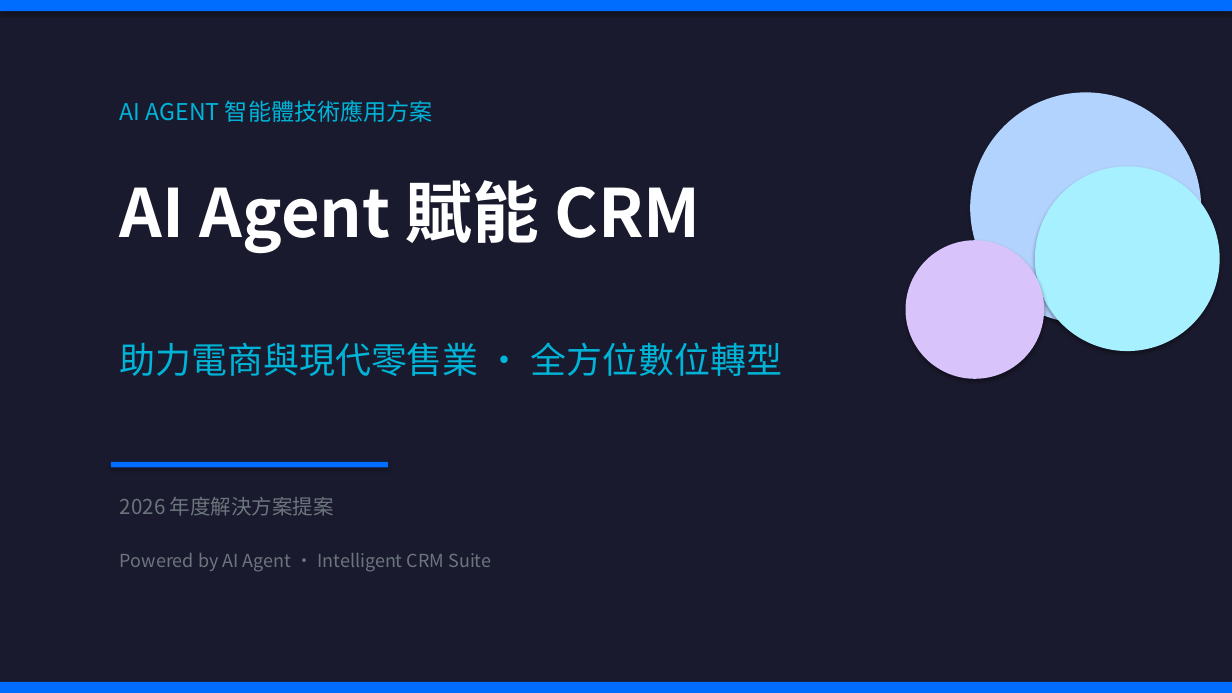
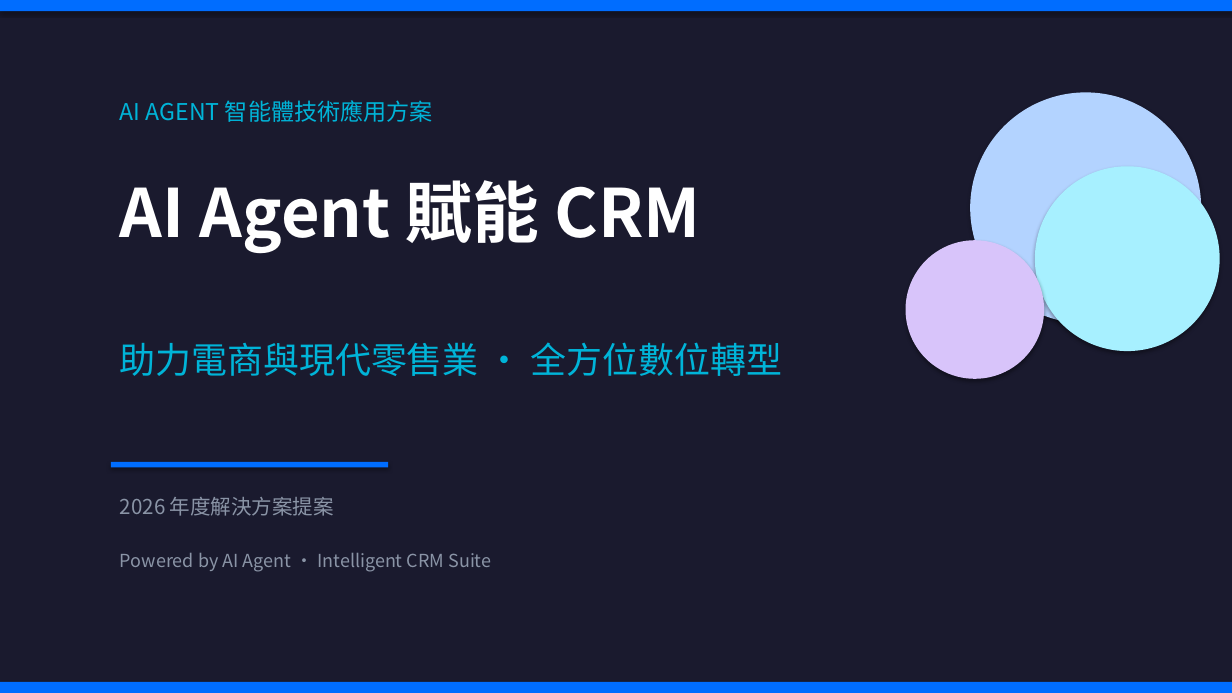
Before and after one commit to paul03050/pptx_test, a slide deck: slide 1 of AI_Agent_CRM_數位轉型方案.pptx. Drawn at 1232x693 pixels with LibreOffice and Linux fonts; fonts in the diff are those of the drawing. Boxes give left, top, right and bottom in pixels: in the first picture for what was removed or moved away, otherwise in the second. Text is boxed around its words. In the diff, an @@ line names an element or a change of style, - is before the commit and + after.

```diff
--- a/AI_Agent_CRM_數位轉型方案.pptx
+++ b/AI_Agent_CRM_數位轉型方案.pptx
@@ text "2026 年度解決方案提案" at <box>120,497,334,516</box>: text colour #6C757D to #8A94A6 @@
@@ text "Powered by AI Agent · ..." at <box>120,553,491,572</box>: text colour #6C757D to #8A94A6 @@
```
Also in this commit, not shown: 11 other slides changed, 2 other files.
